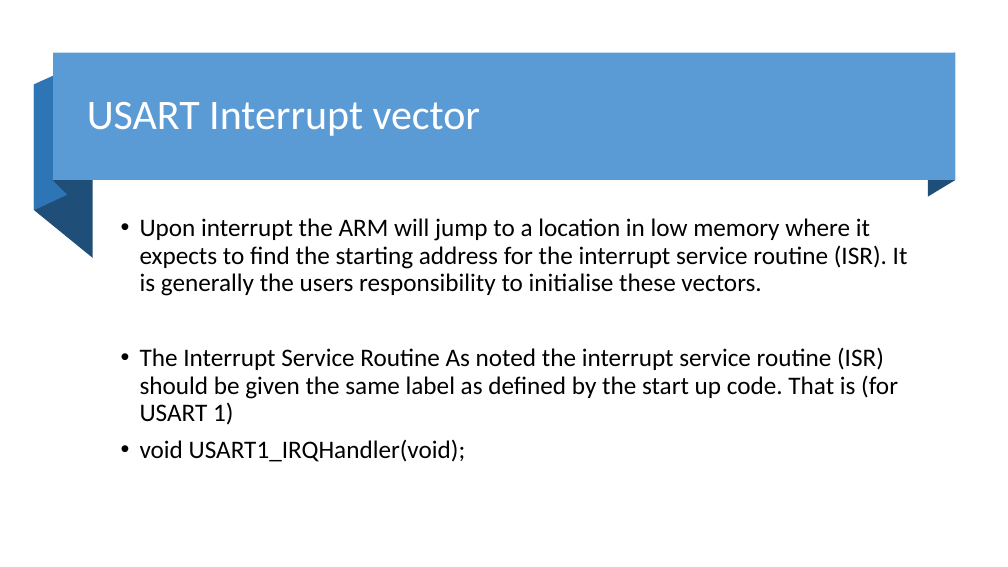
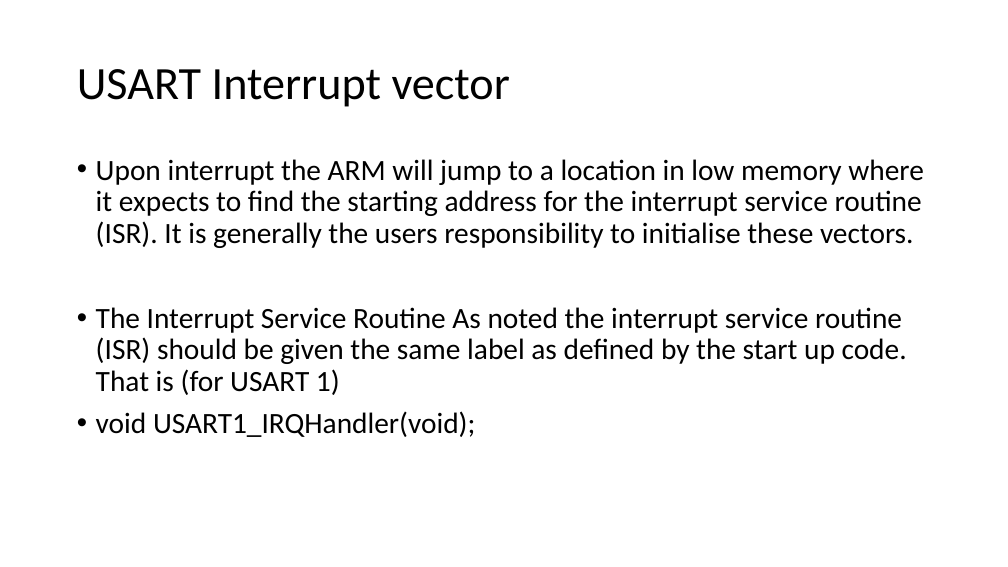
Before and after one commit to Mohamedsaied8/EmbeddedCppDiploma, a slide deck: slide 29 of interfacing/Slides/Interrupts.pptx. Drawn at 1008x567 pixels with LibreOffice and Linux fonts; fonts in the diff are those of the drawing. Boxes give left, top, right and bottom in pixels: in the first picture for what was removed or moved away, otherwise in the second. Text is boxed around its words. In the diff, an @@ line names an element or a change of style, - is before the commit and + after.

```diff
--- a/interfacing/Slides/Interrupts.pptx
+++ b/interfacing/Slides/Interrupts.pptx
@@ rectangle removed at (53, 53, 955, 181) @@
@@ freeform shape removed at (54, 53, 67, 194) @@
@@ title "USART Interrupt vector": place and size @@
-title "USART Interrupt vector" at (87, 102, 481, 136)
+title "USART Interrupt vector" at (77, 69, 510, 107)
@@ title "USART Interrupt vector" at (77, 69, 510, 107): size 40 to 44 pt, text colour #FFFFFF to #000000 @@
@@ freeform shape removed at (928, 53, 955, 197) @@
@@ freeform shape removed at (34, 85, 93, 258) @@
@@ freeform shape removed at (34, 70, 67, 211) @@
@@ text "Upon interrupt the ARM will ...": place and size @@
-text "Upon interrupt the ARM will ..." at (140, 218, 908, 462)
+text "Upon interrupt the ARM will ..." at (96, 159, 923, 437)
@@ text "Upon interrupt the ARM will ..." at (96, 159, 923, 437): size 24 to 28 pt; vertical alignment middle to top @@
```
Also in this commit, not shown: 17 other slides changed, 47 other files.
